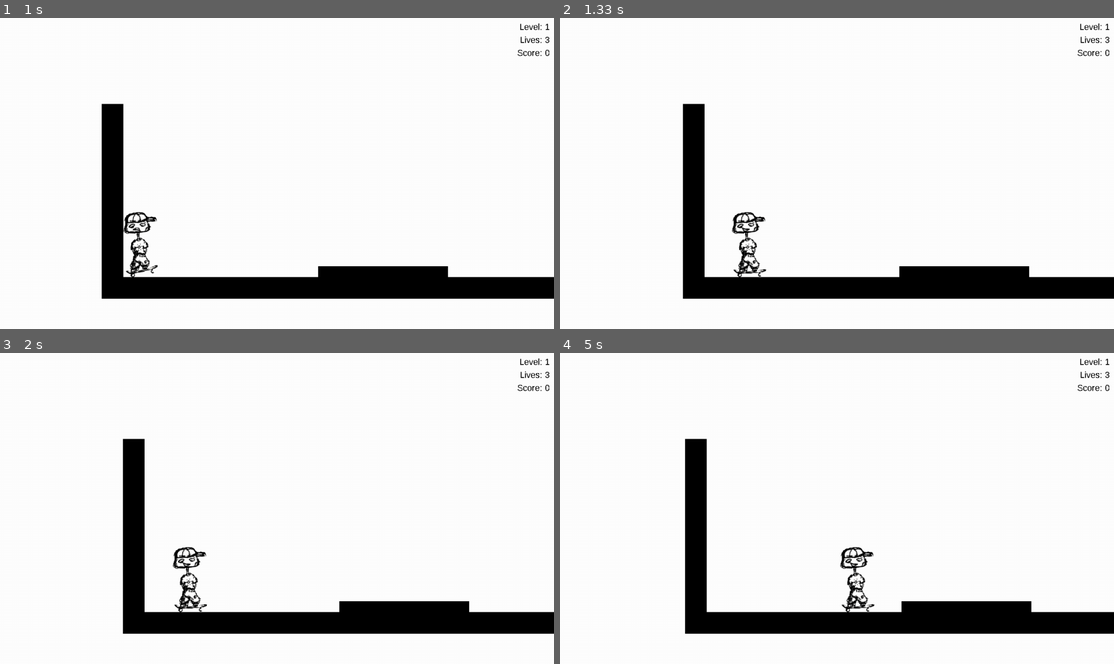
Above: before the commit, frames 1-4 (two rows, left to right).
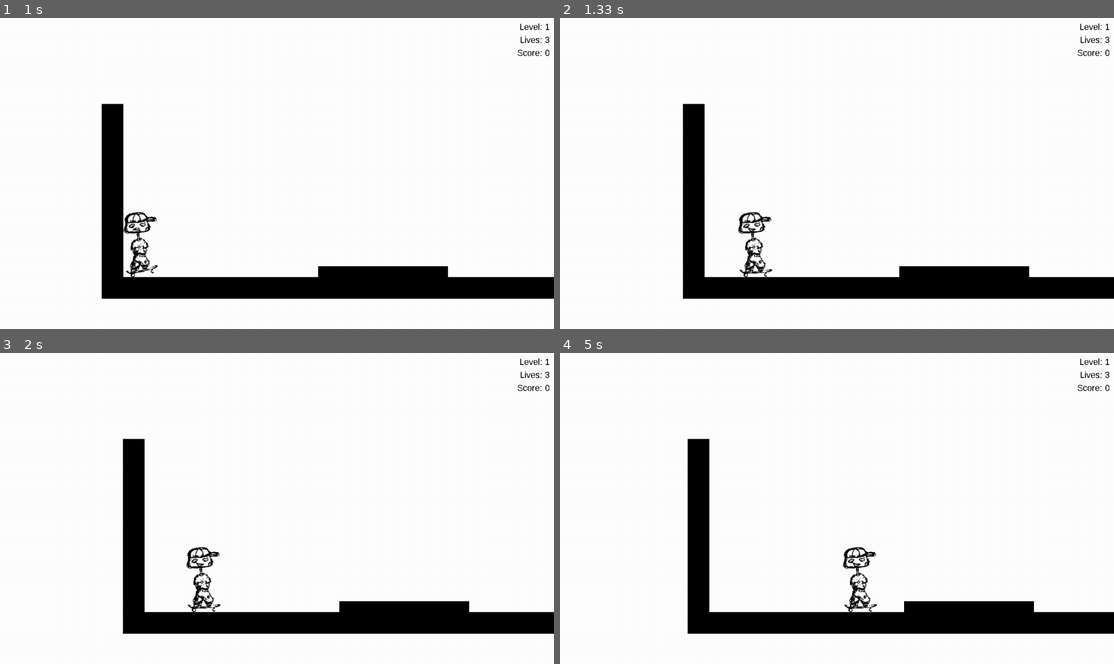
Above: after the commit, the same moments.

Repository: spookydoodle/bounce_pygame
Game: pygame game, started from main.py
The game is run twice, just before and just after one commit, with the same random seed, the same clock (stepped at 60 frames per second) and the same inputs.
Inputs:
- Up to frame 1 (1 s): tap Enter at 0.33 s; hold A from 0.67 s (still down); hold Up from 0.67 s (still down)
- Up to frame 2 (1.33 s): release A at 1.13 s; release Up at 1.13 s; tap D at 1.17 s
- Up to frame 3 (2 s): no input
- Up to frame 4 (5 s): hold Right 2-2.47 s; hold Left 2.5-3.03 s; tap Space at 3.5 s; hold Right 4.23-4.87 s; hold Left from 4.9 s (still down)

Frame 1 is identical in both runs. In frame 2, 0.8% of the frame differs, in the area x 31-39%, y 62-84%; in frame 3, 0.9%; in frame 4, 1.3%, in the area x 22-86%, y 27-91%.

Commit message:
Player jumping params as methods

Diff:
--- a/skater/game.py
+++ b/skater/game.py
@@ -53,8 +53,6 @@
                 self.camera.adjust(screen, self.player)
 
                 self.player.move(screen, event, self.gameboard)
-                # The player cannot fall lower than the highest of obstacles under him
-                self.player.move_y(self.gameboard)
                 self.check_game_result()
 
             # You won level screen - press any key to move to next level
@@ -74,7 +72,7 @@
 
 
     def check_game_result(self):
-        if self.player.is_crash:
+        if self.player.is_crashed():
             self.game_over = True
 
 
--- a/skater/player.py
+++ b/skater/player.py
@@ -23,26 +23,17 @@
         self.image = pygame.image.load(images.PLAYER_MAIN).convert_alpha()
         self.rect = self.image.get_rect()
 
-        # make collider smaller than the image
-        band = 4
-        # self.collide_rect = pygame.Rect(self.rect.x + band, self.rect.top, self.rect.width - 2*band, self.rect.height)
-
         # speed is used for movement to left/right
         self.speed = speed
 
         # acceleration, velocity, mass - used for acceleration and deceleration.
         # separate velocities for movement on x axis (right/left) and y axis (jump)
-        self.a = 3
         self.v_x = self.v0 = speed * 1.8
         self.v_y = self.G * self.v0
         self.m = 4
-        self.is_jumping = False
-        self.is_falling = False
-        self.is_decelerating = False
 
         # flags used to perform tricks
         self.is_manual = False
-        self.is_crash = False
 
         # these parameters are used to stop the player after hitting  obstacle on horizontal axis (x)
         #self.is_colliding_r = False
@@ -55,6 +46,17 @@
         self.moving_direction_x = 0
         self.moving_direction_y = 1
 
+    def is_mid_air(self):
+        return self.v_y != 0
+
+    def is_jumping(self):
+        return self.v_y < 0
+
+    def is_falling(self):
+        return self.v_y > 0
+
+    def is_crashed(self):
+        return False  # TODO
 
     # function to load sprite images for each action/trick
     def load_image(self, path):
@@ -63,13 +65,13 @@
     # handle user input
     def move(self, screen, event, gameboard):
 
-        # set moving_direction_x parameter based on user input, except for when skater is in the air (is_jumping parameter)
+        # set moving_direction_x parameter based on user input, except for when skater is in the air
         keystate = pygame.key.get_pressed()
 
-        if not self.is_jumping:
+        if not self.is_mid_air():
 
             # here need to change to also use the dictionary CONTROLS - tbd later
-            if (keystate[K_RIGHT] or keystate[K_d]):# and self.rect.x < (screen.get_size()[0] - self.rect.width):
+            if (keystate[K_RIGHT] or keystate[K_d]):
                 self.moving_direction_x = 1
                 self.speed = self.v0
 
@@ -92,7 +94,6 @@
                 self.jump()
 
         elif event.type == pygame.KEYUP:
-            self.is_decelerating = True
             self.is_manual = False
 
 
@@ -102,7 +103,7 @@
 
     def call_movement_functions(self, gameboard):
         self.move_x(gameboard)
-        #self.check_crash()
+        self.move_y(gameboard)
         self.handle_images()
 
 
@@ -111,12 +112,9 @@
         self.rect.x += self.speed * self.moving_direction_x
 
         # update the speed for the next iteration
-        if not self.is_jumping:
+        if not self.is_mid_air():
             # decrease velocity using drag parameter but only if on the ground
             self.speed *= self.DRAG
-
-            # decrease further if `is_decelerating` set explicitly
-            self. speed *= self.DRAG
 
         # if speed is below a threshold, set it to zero
         if self.speed <= self.ZERO:
@@ -155,37 +153,24 @@
 
 
     def jump(self):
-        self.is_jumping = True
         self.v_y = -self.v0  * 5 # NOTE: some random number
-
 
     def stop_movement_x(self, x):
         self.rect.x = x
-        self.is_decelerating = False
         self.moving_direction_x = 0
         self.v_x = 0
 
-
     def stop_movement_y(self, y):
         self.rect.bottom = y
-        self.v_y = self.G * self.v0
-        self.v_x *= self.ELASTICITY
-        self.is_jumping = False
-        self.is_falling = False
-
-
-    #def check_crash(self):
-    #    if self.moving_direction_x != 0 and(self.is_colliding_l or self.is_colliding_r):
-    #        self.is_crash = True
-
+        self.v_y = 0
 
     def handle_images(self):
 
-        if self.is_jumping or self.is_manual:
+        if self.is_mid_air() or self.is_manual:
            if self.moving_direction_x >= 0: img = images.PLAYER_MANUAL
            if self.moving_direction_x < 0: img = images.PLAYER_NOSE_MANUAL
 
-        elif self.is_crash: img = images.PLAYER_CRASH
+        elif self.is_crashed(): img = images.PLAYER_CRASH
 
         else: self.image = img = images.PLAYER_MAIN
 
